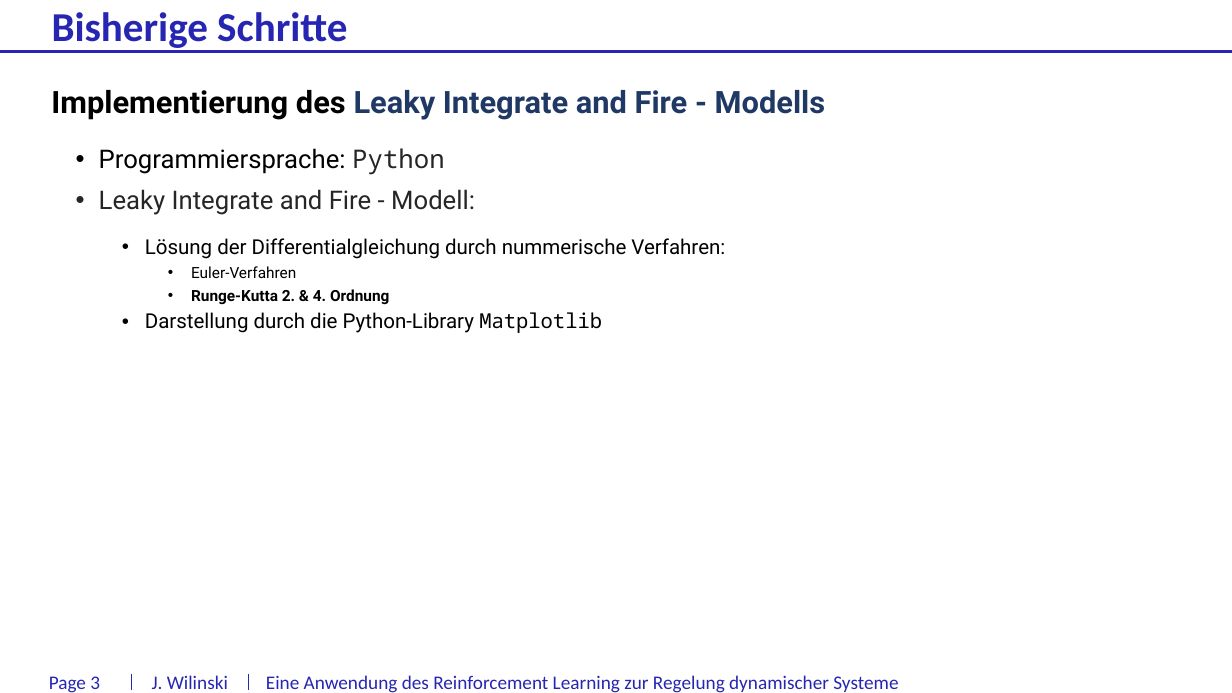
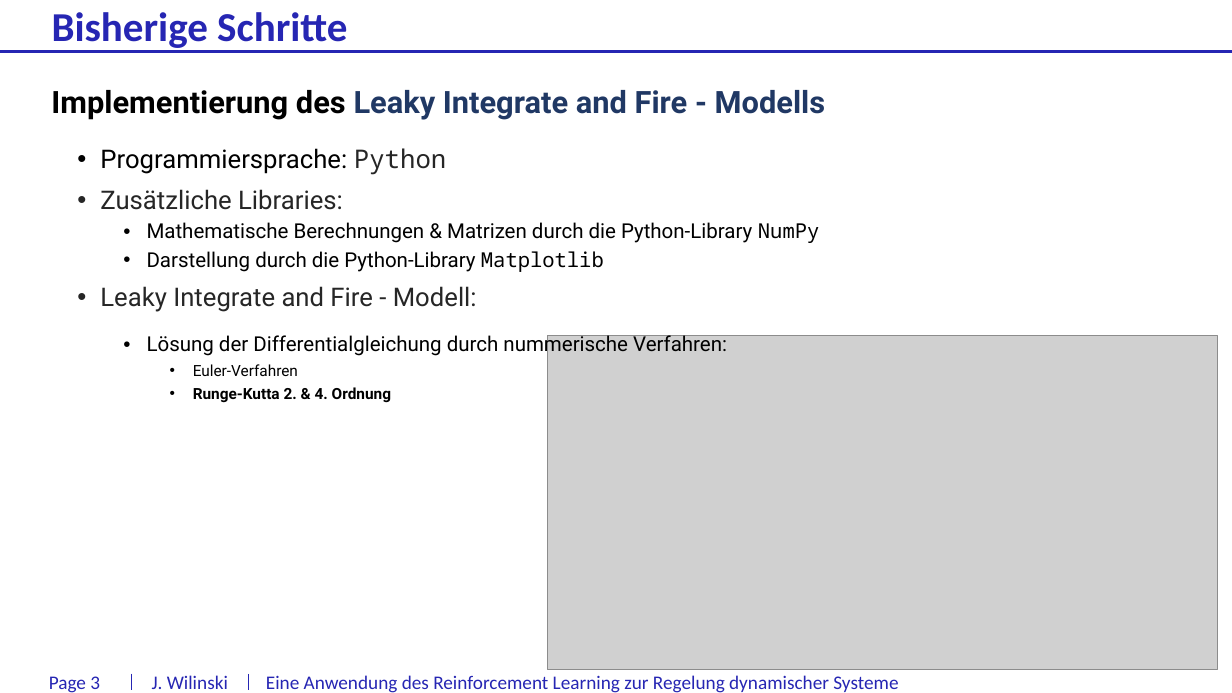
Before and after one commit to J0nasW/BA, a slide deck: slide 3 of docs/Statusgespräch_17072018.pptx. Drawn at 1232x693 pixels with LibreOffice and Linux fonts; fonts in the diff are those of the drawing; grey boxes stand for pictures; background and template pictures are left out. Boxes give left, top, right and bottom in pixels: in the first picture for what was removed or moved away, otherwise in the second. Text is boxed around its words. In the diff, an @@ line names an element or a change of style, - is before the commit and + after.

```diff
--- a/docs/Statusgespräch_17072018.pptx
+++ b/docs/Statusgespräch_17072018.pptx
@@ text at [100, 189, 819, 272]: paragraphs added @@
+• Zusätzliche Libraries:
+  • Mathematische Berechnungen & Matrizen durch die Python-Library NumPy
+  • Darstellung durch die Python-Library Matplotlib
@@ text at [145, 312, 602, 333]: paragraph removed @@
-  • Darstellung durch die Python-Library Matplotlib
@@ picture added at [548, 335, 1218, 670] @@
```
Also in this commit, not shown: 5 other slides changed, 1 other file.
